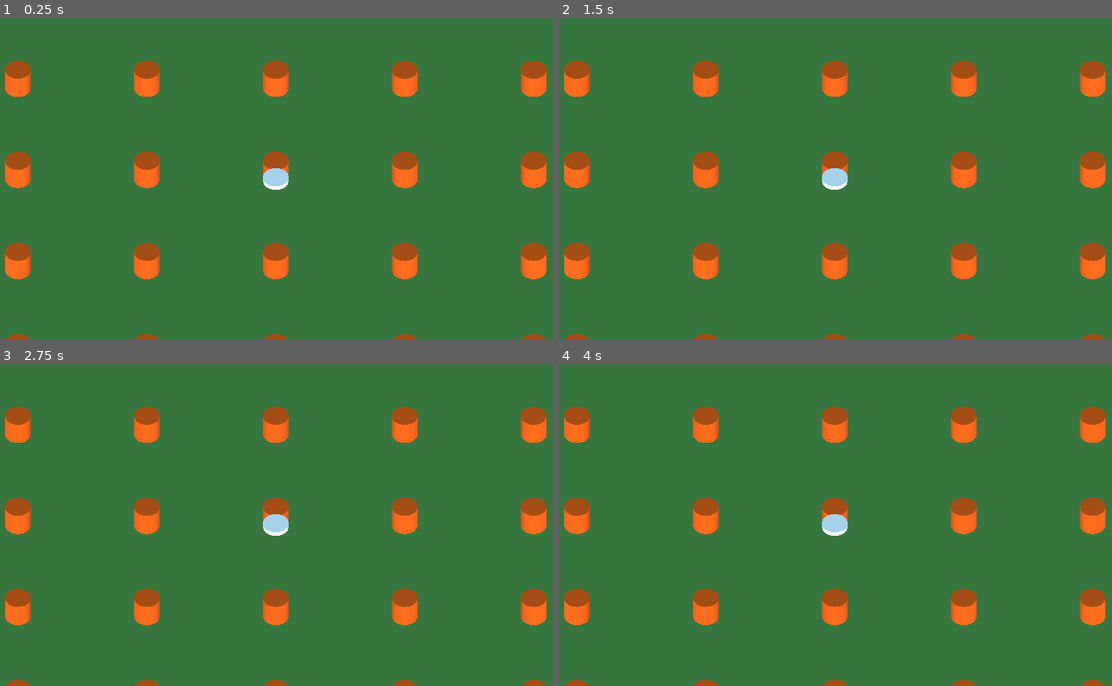
Above: before the commit, frames 1-4 (two rows, left to right).
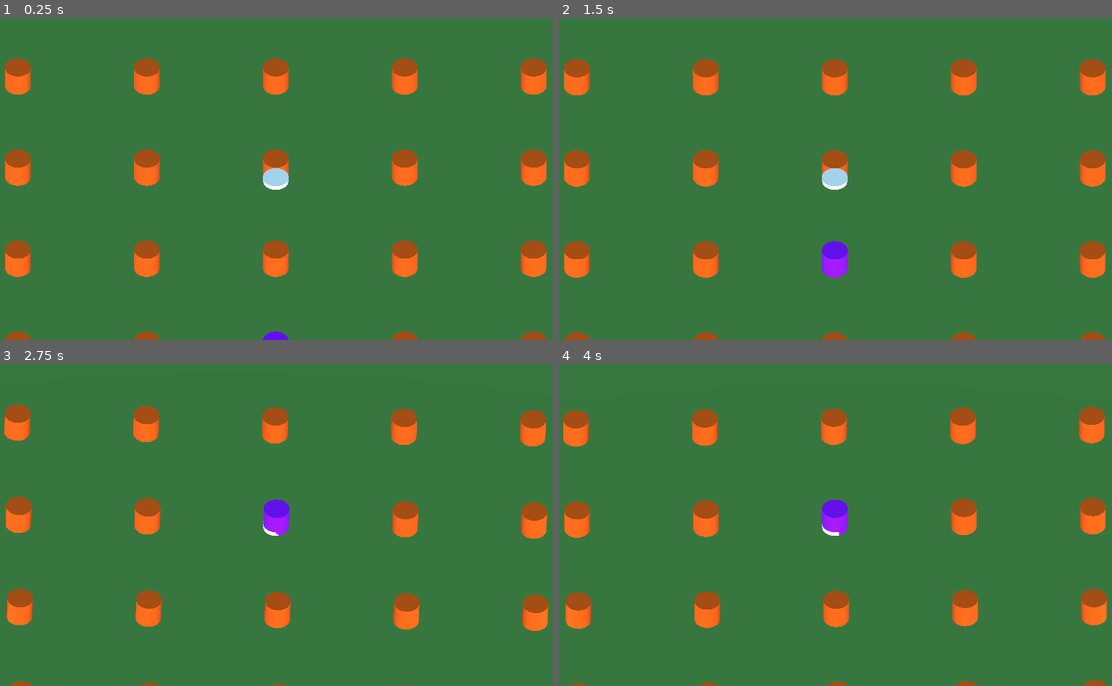
Above: after the commit, the same moments.

Repository: elpollomaniaco/ufo
Game: Godot game, scene res://Level/Level.tscn
The game is run twice, just before and just after one commit, with the same random seed, the same clock (stepped at 60 frames per second) and the same inputs.
Inputs:
- Up to frame 1 (0.25 s): no input
- Up to frame 2 (1.5 s): no input
- Up to frame 3 (2.75 s): no input
- Up to frame 4 (4 s): tap Enter at 3.5 s

The runs differ from the first frame. In frame 1, 1.6% of the frame differs, in the area x 0-99%, y 12-100%; in frame 2, 1.5%; in frame 3, 2.6%, in the area x 0-100%, y 12-100%; in frame 4, 2.1%.

Commit message:
Mark centre of level. Should have been in earlier commit...

Diff:
--- a/Level/Level.tscn
+++ b/Level/Level.tscn
@@ -13,6 +13,9 @@
 extents = Vector3( 50, 1, 50 )
 
 [sub_resource type="CylinderMesh" id=4]
+
+[sub_resource type="SpatialMaterial" id=6]
+albedo_color = Color( 0.603922, 0, 1, 1 )
 
 [sub_resource type="SpatialMaterial" id=5]
 albedo_color = Color( 1, 0.364706, 0, 1 )
@@ -35,15 +38,12 @@
 [node name="CollisionShape" type="CollisionShape" parent="Ground"]
 shape = SubResource( 3 )
 
-[node name="Player" parent="." instance=ExtResource( 1 )]
-axis_lock_linear_y = true
-
 [node name="VisualMarkers" type="Spatial" parent="."]
 
 [node name="MeshInstance" type="MeshInstance" parent="VisualMarkers"]
 transform = Transform( 1, 0, 0, 0, 1, 0, 0, 0, 1, 0, 1, 0 )
 mesh = SubResource( 4 )
-material/0 = SubResource( 5 )
+material/0 = SubResource( 6 )
 
 [node name="MeshInstance2" type="MeshInstance" parent="VisualMarkers"]
 transform = Transform( 1, 0, 0, 0, 1, 0, 0, 0, 1, 0, 1, -10 )
@@ -444,3 +444,5 @@
 transform = Transform( 1, 0, 0, 0, 1, 0, 0, 0, 1, 20, 1, 10 )
 mesh = SubResource( 4 )
 material/0 = SubResource( 5 )
+
+[node name="Player" parent="." instance=ExtResource( 1 )]
Not shown: 1 places in Level/Level.tscn that only renumber resources
